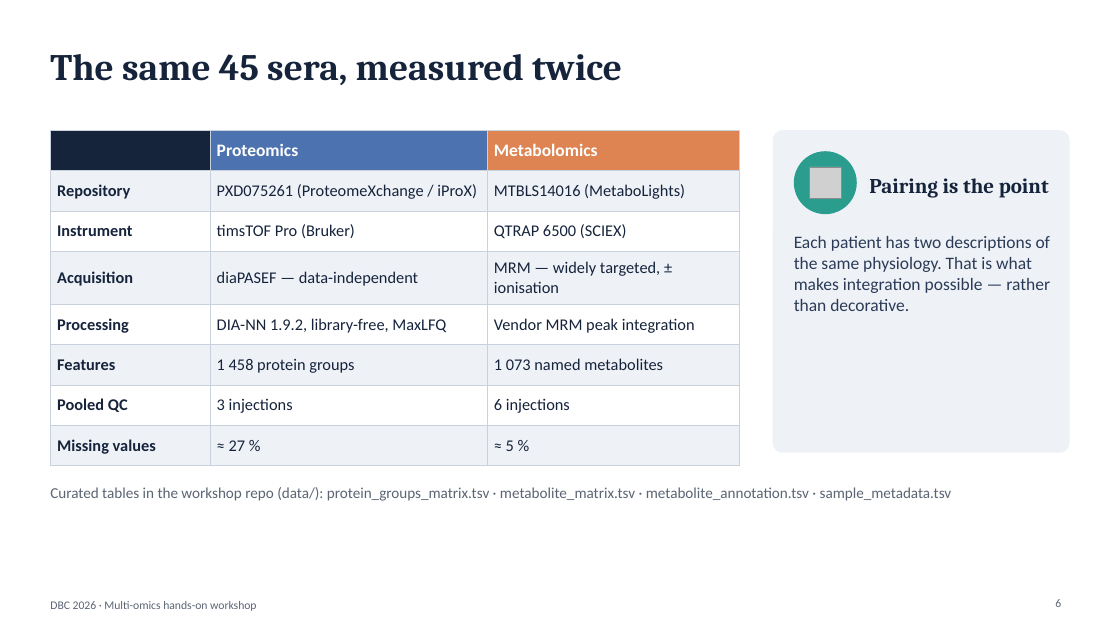
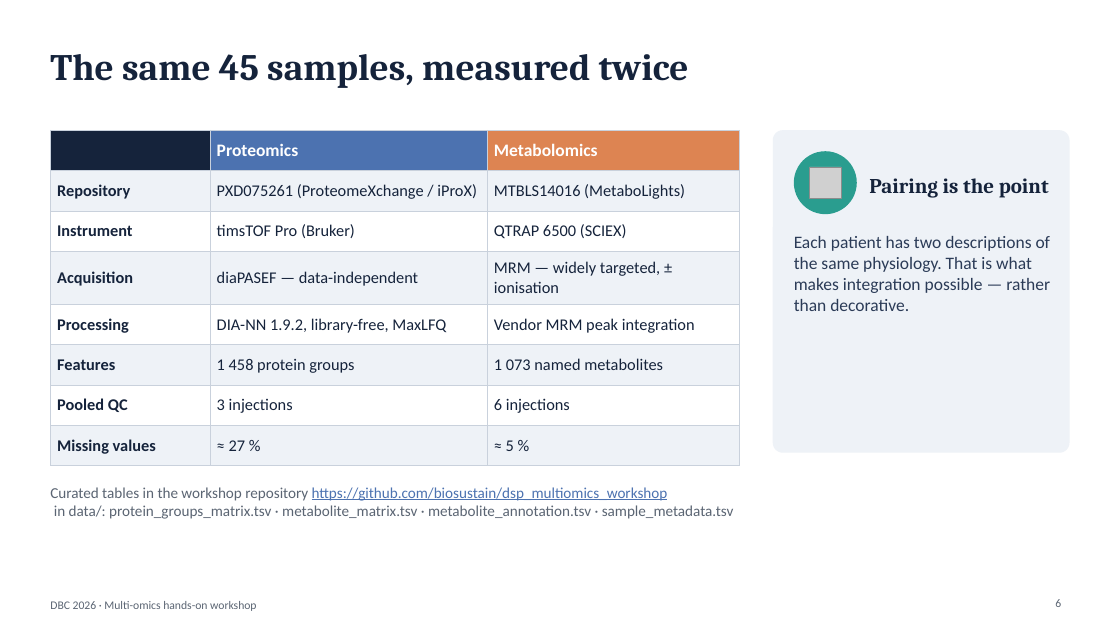
Before and after one commit to biosustain/dsp_multiomics_workshop, a slide deck: slide 6 of slides/01_workshop_introduction.pptx. Drawn at 1120x630 pixels with LibreOffice and Linux fonts; fonts in the diff are those of the drawing; grey boxes stand for pictures. Boxes give left, top, right and bottom in pixels: in the first picture for what was removed or moved away, otherwise in the second. Text is boxed around its words. In the diff, an @@ line names an element or a change of style, - is before the commit and + after.

Commit message:
Update workshop introduction slides

```diff
--- a/slides/01_workshop_introduction.pptx
+++ b/slides/01_workshop_introduction.pptx
@@ title at (50,54,689,88): text changed @@
-The same 45 sera, measured twice
+The same 45 samples, measured twice
@@ text at (50,487,734,519): text changed @@
-Curated tables in the workshop repo (data/): protein_groups_matrix.tsv · metabolite_matrix.tsv · metabolite_annotation.tsv · sample_metadata.tsv
+Curated tables in the workshop repository https://github.com/biosustain/dsp_multiomics_workshop
+in data/: protein_groups_matrix.tsv · metabolite_matrix.tsv · metabolite_annotation.tsv · sample_metadata.tsv
```
Also in this commit, not shown: 11 other slides changed, 2 slides added, 2 slides removed.
